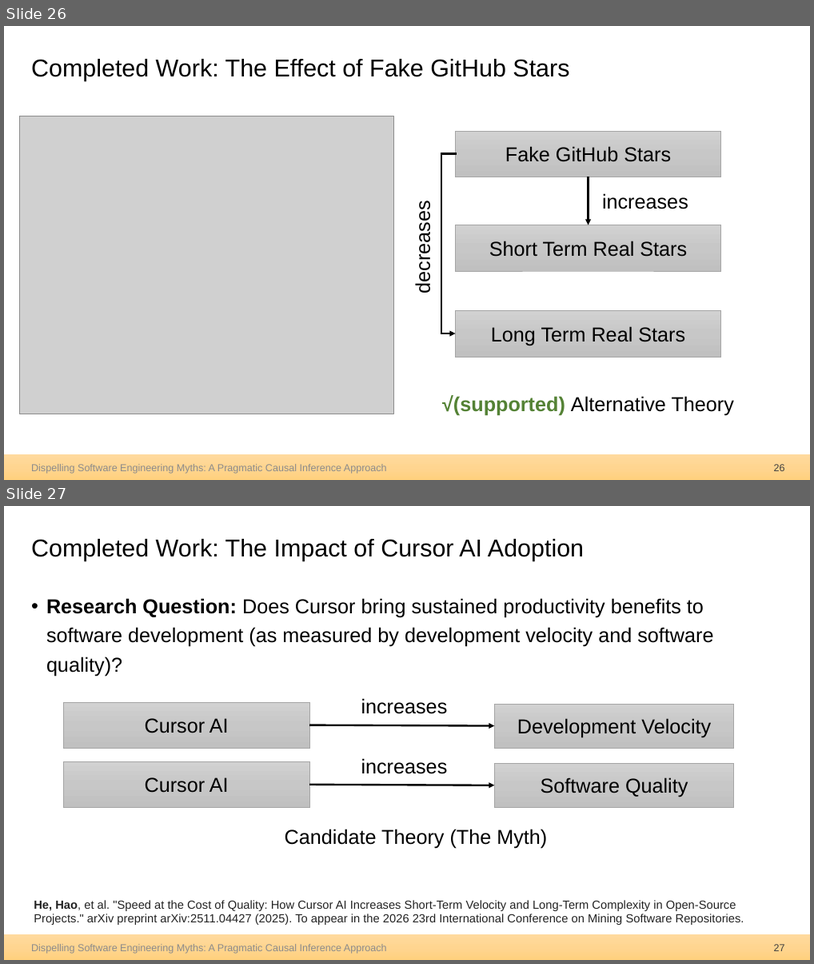
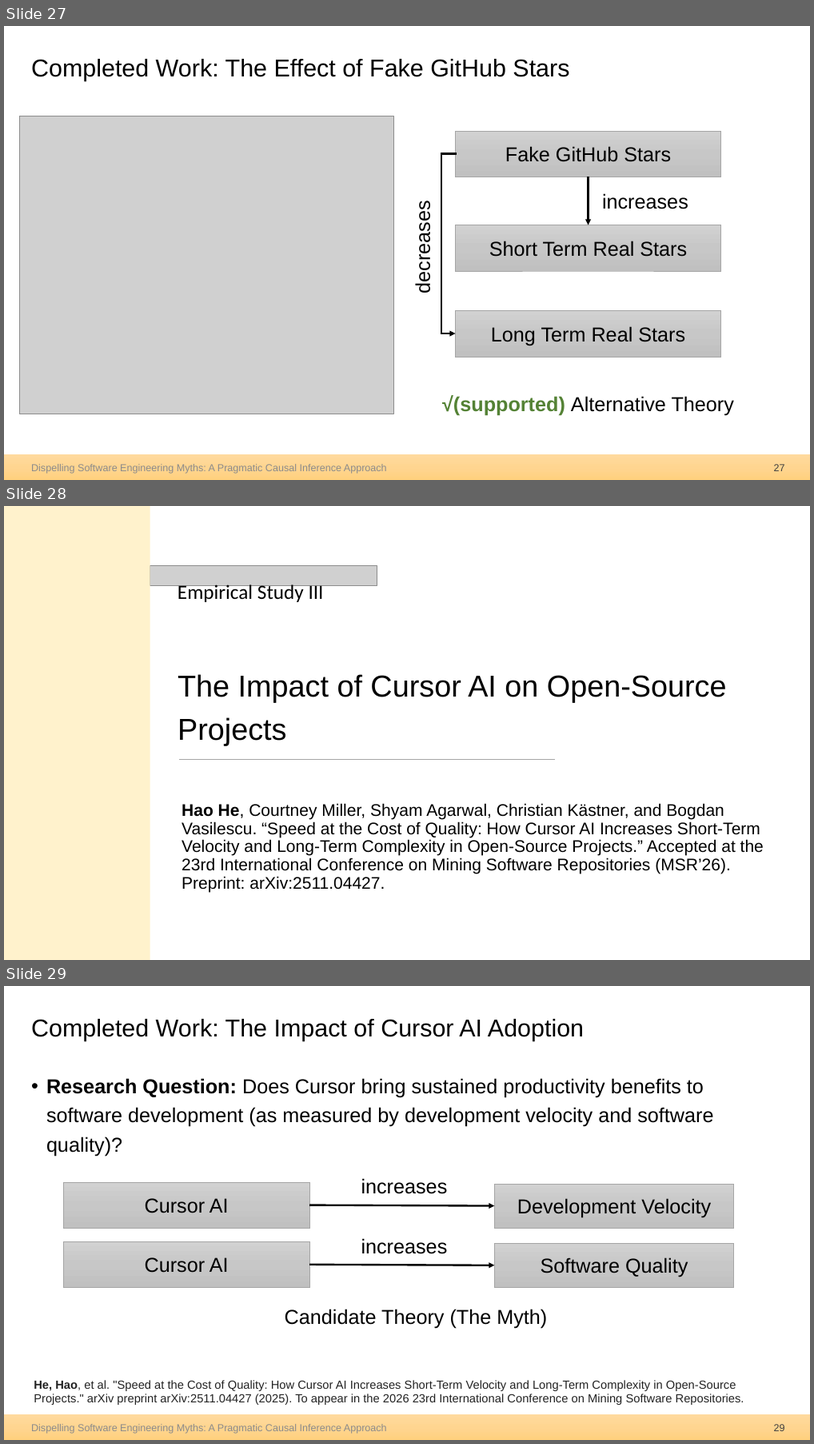
Before and after one commit to hehao98/Thesis, a slide deck: 2026.09.21-Thesis Defense.pptx. Shown one above the other, each under a label of ours: slides 26 and 27 before the commit, slides 27, 28 and 29 after it. The pictures are 814x964 and 814x1444 pixels, drawn with LibreOffice and Linux fonts; fonts in the diff are those of the drawing; grey boxes stand for pictures. Boxes give left, top, right and bottom in pixels: in the first picture for what was removed or moved away, otherwise in the second. Text is boxed around its words. In the diff, an @@ line names an element or a change of style, - is before the commit and + after.

```diff
--- a/2026.09.21-Thesis Defense.pptx
+++ b/2026.09.21-Thesis Defense.pptx
@@ slide 28 added at [4, 506, 810, 960], background #FFFFFF @@
@@ rectangle added at [4, 506, 150, 960], fill #FFF2CC @@
@@ picture added at [150, 565, 378, 586] @@
@@ text added at [178, 582, 324, 602], 24 pt, text #000000 @@
+Empirical Study III
@@ title added at [178, 674, 727, 746], 36 pt, text #000000 @@
+The Impact of Cursor AI on Open-Source Projects
@@ line added from (179, 760) to (556, 760), #A6A6A6 1 pt @@
@@ subtitle added at [182, 803, 764, 892], 20 pt, text #000000 @@
+Hao He, Courtney Miller, Shyam Agarwal, Christian Kästner, and Bogdan Vasilescu. “Speed at the Cost of Quality: How Cursor AI Increases Short-Term Velocity and Long-Term Complexity in Open-Source Projects.” Accepted at the 23rd International Conference on Mining Software Repositories (MSR’26). Preprint: arXiv:2511.04427.
@@ what was slide 26 is now slide 27 @@
@@ page number at [774, 464, 786, 471]: text changed @@
-26
+27
@@ what was slide 27 is now slide 29 @@
@@ page number at [774, 1424, 786, 1431]: text changed @@
-27
+29
```
Also in this commit, not shown: 10 slides changed, 3 other slides added, 18 slides removed.
